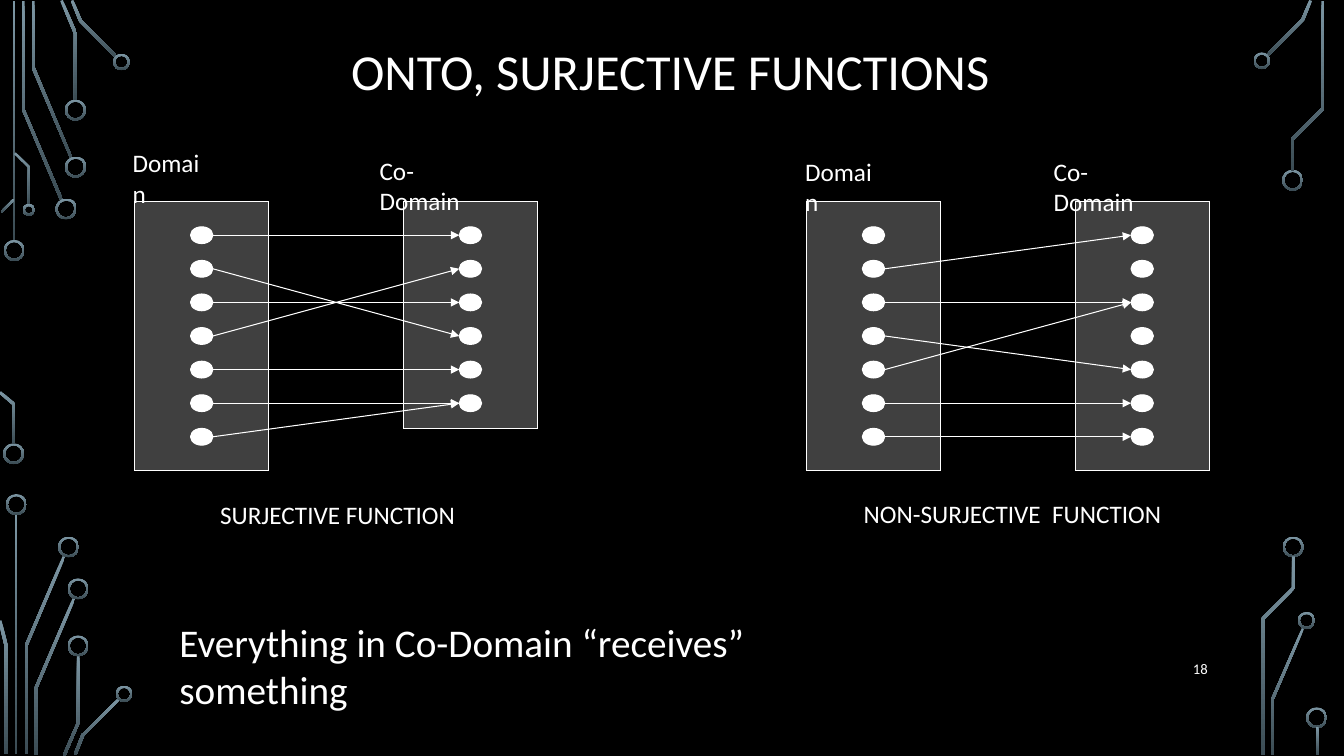
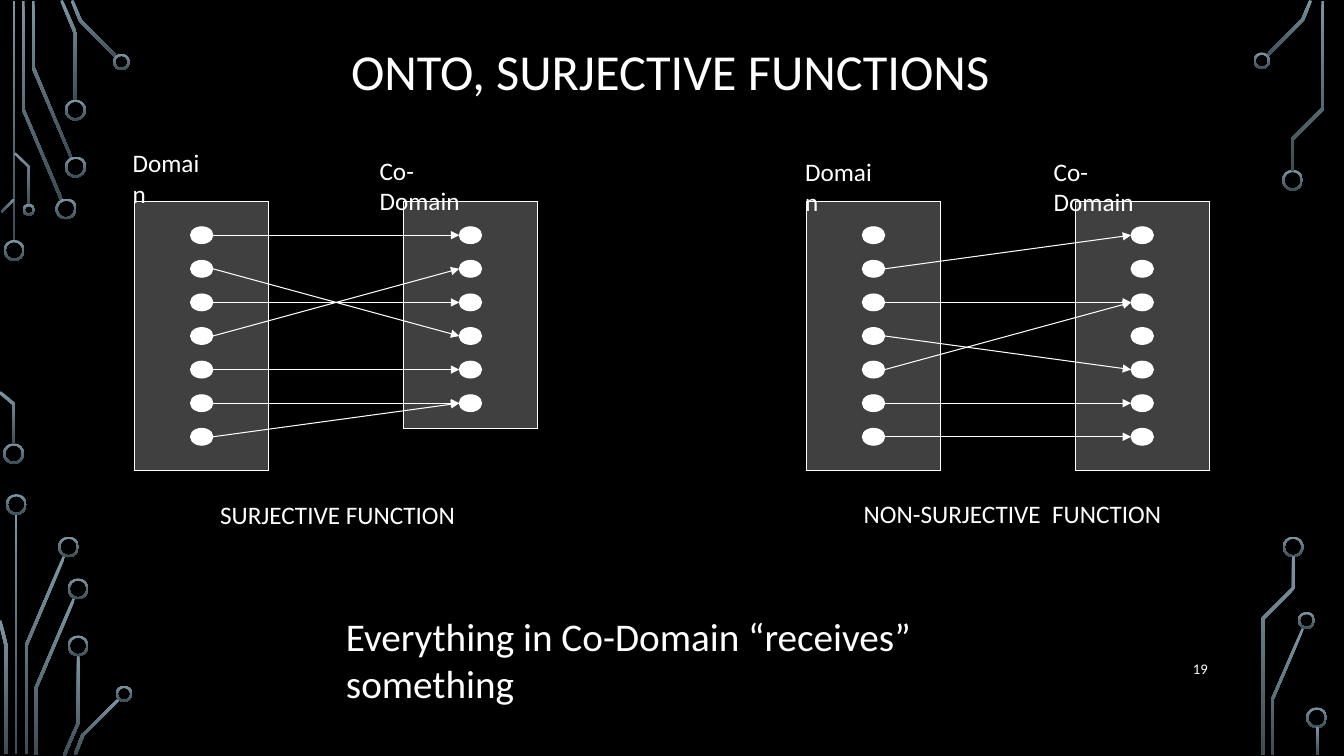
Before and after one commit to markfloryan/dmt2, a slide deck: slide 19 of slides/01-WhatIsAComputer.pptx (slide 18 before the commit). Drawn at 1344x756 pixels with LibreOffice and Linux fonts; fonts in the diff are those of the drawing; background and template pictures are left out. Boxes give left, top, right and bottom in pixels: in the first picture for what was removed or moved away, otherwise in the second. Text is boxed around its words. In the diff, an @@ line names an element or a change of style, - is before the commit and + after.

```diff
--- a/slides/01-WhatIsAComputer.pptx
+++ b/slides/01-WhatIsAComputer.pptx
@@ text "Everything in Co-Domain “receives” something": place and size @@
-text "Everything in Co-Domain “receives” something" at [179, 629, 744, 711]
+text "Everything in Co-Domain “receives” something" at [346, 623, 910, 705]
@@ page number at [1193, 664, 1208, 674]: text changed @@
-18
+19
```
Also in this commit, not shown: 4 other slides changed, 1 slide added, 1 other file.
